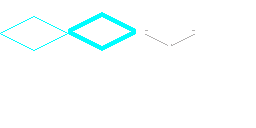
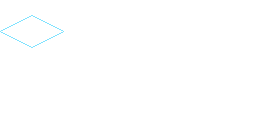
Layered file, before and after one edit (256 x 128). Changes by layer:
added layer "Layer 3" above "Layer 2" over [128, 25, 192, 46]
renamed "Layer 0 copy 5" to "Layer 2", painted on it over [65, 12, 136, 51]
removed layer "Layer 0" over [0, 16, 68, 51]
showed "Layer 1", painted on it over [0, 12, 195, 51]
renamed "Layer 0 copy 6" to "Layer 4", hid it, moved it below "Layer 1", painted on it over [0, 12, 195, 51]
